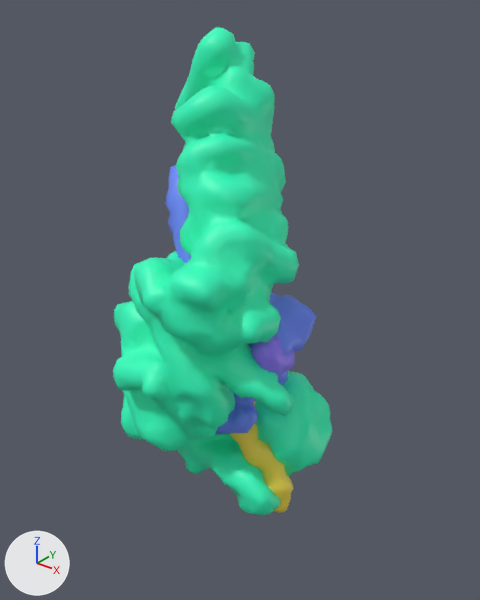
One commit to the glTF model app/models/cohesion_pdb.glb: the scene before it, then after it.
Rendered twice from a 50 mm camera at (14.06, -16.37, 11.79) aimed at (0.93, 0.05, 1.61). The lights are fixed; the arrows at lower left show +X, +Y and +Z. The older version comes first. Where no turn or scale is listed for an object, it has been applied to the vertices.

Before the edit, the objects in view are built like this:
```python
me_mesh = bpy.data.meshes.new('Mesh')
me_mesh.from_pydata(...)  # 2765 vertices, 5508 faces; spans x -3.9..3.9, y -3.9..3.9, z -8.8..8.8
me_mesh.materials.append(mat_coh_separase)  # green #32ffc0
me_mesh_001 = bpy.data.meshes.new('Mesh.001')
me_mesh_001.from_pydata(...)  # 550 vertices, 1096 faces; spans x -2.59..2.59, y -1.43..1.43, z -6.26..6.26
me_mesh_001.materials.append(mat_coh_securin)  # yellow #f4dd4c
me_mesh_002 = bpy.data.meshes.new('Mesh.002')
me_mesh_002.from_pydata(...)  # 787 vertices, 1570 faces; spans x -3.13..3.13, y -2.59..2.59, z -4.8..4.8
me_mesh_002.materials.append(mat_coh_smc1)  # blue #6e8cff
ob_coh_securin = bpy.data.objects.new('coh_securin', me_mesh_001)
ob_coh_securin.location = (1.05, 0.01, -0.1)
ob_coh_separase = bpy.data.objects.new('coh_separase', me_mesh)
ob_coh_separase.location = (0.21, -0.2, 1.55)
ob_coh_smc1 = bpy.data.objects.new('coh_smc1', me_mesh_002)
ob_coh_smc1.location = (0.22, -0.3, 1.25)
# also in view: 'coh_smc3' at (0.1, -0.05, -0.28)
```
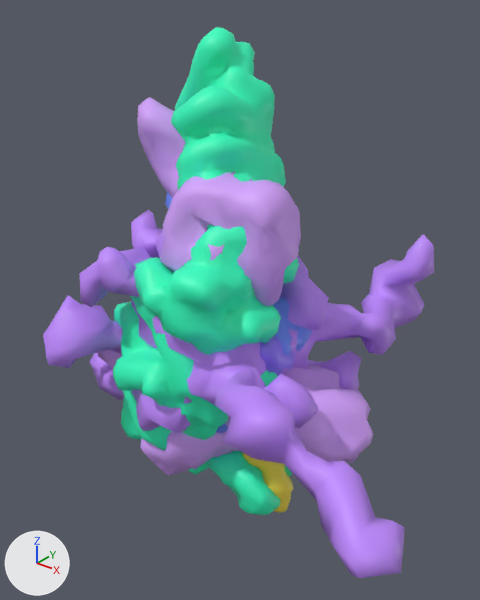
Where the change shows, as pixel boxes [x1, y1, x2, y2] in the pictures (480 x 600 px):
'coh_histones', added (purple)
    after: [43, 210, 434, 578]
'coh_stag1', added (purple)
    after: [98, 97, 374, 476]
'coh_smc1', unchanged, covered by the edit
    before: [165, 165, 317, 434]
    after: [165, 192, 312, 434]

The change in detail:
Material 'coh_stag1' (mat_coh_stag1) is new.
Its base color is (0.665, 0.366, 1.0) (purple #d5a3ff).
Material 'coh_histones' (mat_coh_histones) is new.
Its base color is (0.527, 0.258, 1.0) (purple #c08bff).
Mesh me_mesh_004 is new.
It has 1024 vertices, 2035 faces and spans x -5.45..5.45, y -3.06..3.06, z -7.19..7.19.
It uses material mat_coh_stag1 (purple #d5a3ff).
Mesh me_mesh_005 is new.
It has 854 vertices, 1740 faces and spans x -7.8..7.8, y -6.1..6.1, z -3.8..3.8.
It uses material mat_coh_histones (purple #c08bff).
Object 'coh_stag1' (ob_coh_stag1) is new; it shows me_mesh_004.
Its location is (0.71, -0.32, 1.0).
Object 'coh_histones' (ob_coh_histones) is new; it shows me_mesh_005.
Its location is (1.84, 0.75, 0.25).
